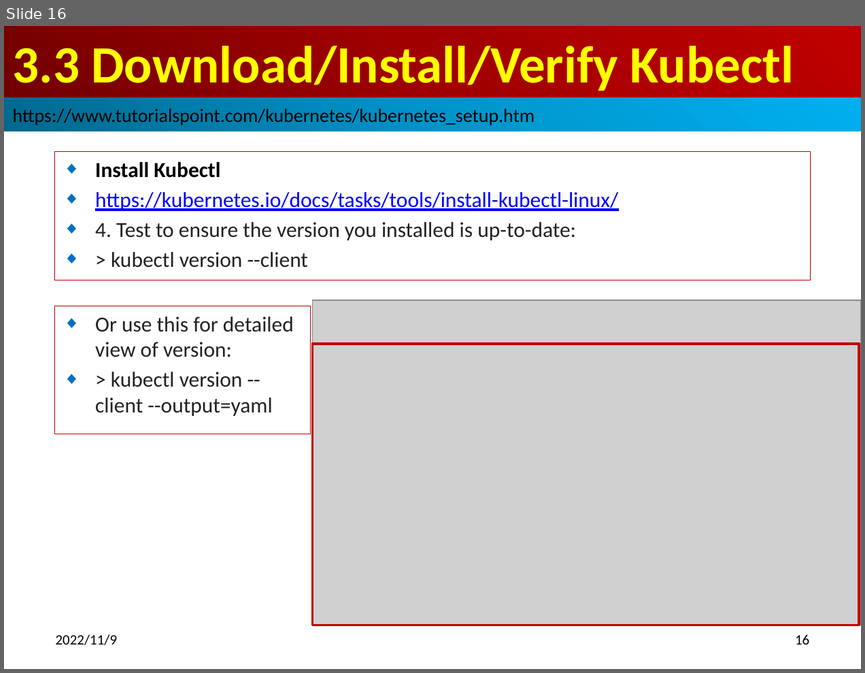
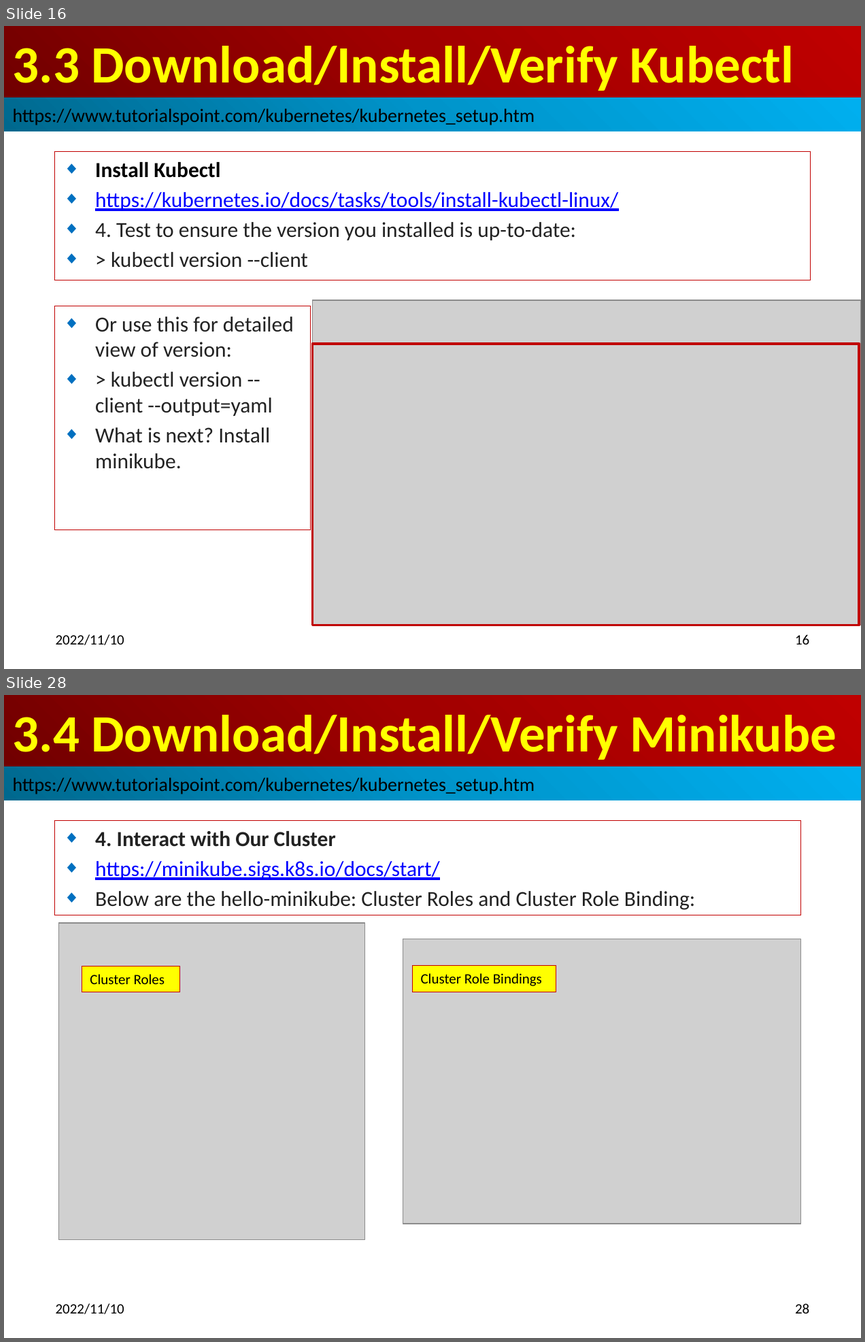
Before and after one commit to peterhchen/910_Kubernetes_TP_IO, a slide deck: 004_KubernetesSetup.pptx. Shown one above the other, each under a label of ours: slide 16 before the commit, slides 16 and 28 after it; the slides between them are not shown. The pictures are 865x673 and 865x1342 pixels, drawn with LibreOffice and Linux fonts; fonts in the diff are those of the drawing; grey boxes stand for pictures. Boxes give left, top, right and bottom in pixels: in the first picture for what was removed or moved away, otherwise in the second. Text is boxed around its words. In the diff, an @@ line names an element or a change of style, - is before the commit and + after.

```diff
--- a/004_KubernetesSetup.pptx
+++ b/004_KubernetesSetup.pptx
@@ slide 28 added at <box>4,695,861,1338</box>, background #FFFFFF @@
@@ title added at <box>4,695,861,767</box>, fill gradient #720000 to #A20000 to #C00000, 44 pt, text #FFFF00, bold @@
+3.4 Download/Install/Verify Minikube
@@ rectangle added at <box>4,767,861,800</box>, fill gradient #00688E to #0094CA to #00B0F0, 16 pt, text #000000 @@
+https://www.tutorialspoint.com/kubernetes/kubernetes_setup.htm
@@ subtitle added at <box>54,821,801,915</box>, outline #C00000 0.75 pt, 18 pt, text #222222 @@
+◆ 4. Interact with Our Cluster
+◆ https://minikube.sigs.k8s.io/docs/start/
+◆ Below are the hello-minikube: Cluster Roles and Cluster Role Binding:
@@ picture added at <box>59,923,364,1240</box> @@
@@ picture added at <box>403,939,801,1223</box> @@
@@ rectangle added at <box>82,966,179,991</box>, fill #FFFF00, outline #C00000 0.75 pt, 12 pt, text #000000 @@
+Cluster Roles
@@ rectangle added at <box>412,965,555,991</box>, fill #FFFF00, outline #C00000 0.75 pt, 12 pt, text #000000 @@
+Cluster Role Bindings
@@ text added at <box>56,1303,124,1314</box>, 12 pt, text #000000 @@
+2022/11/10
@@ page number added at <box>795,1303,809,1313</box>, 12 pt, text #000000 @@
+28
@@ slide 16 changed as well @@
@@ rectangle "Or use this for detailed ...": place and size @@
-rectangle "Or use this for detailed ..." at <box>54,305,311,434</box>
+rectangle "Or use this for detailed ..." at <box>54,305,311,529</box>
@@ text in rectangle at <box>95,427,270,469</box>: paragraph added @@
+◆ What is next? Install minikube.
@@ text at <box>56,634,124,645</box>: text changed @@
-2022/11/9
+2022/11/10
```
Also in this commit, not shown: 16 other slides changed, 23 other slides added.
